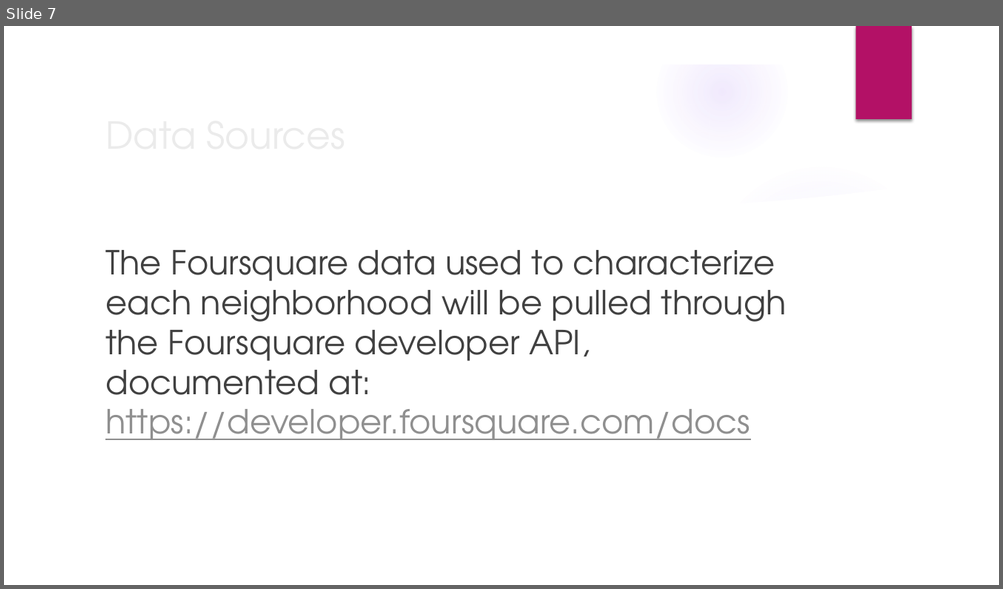
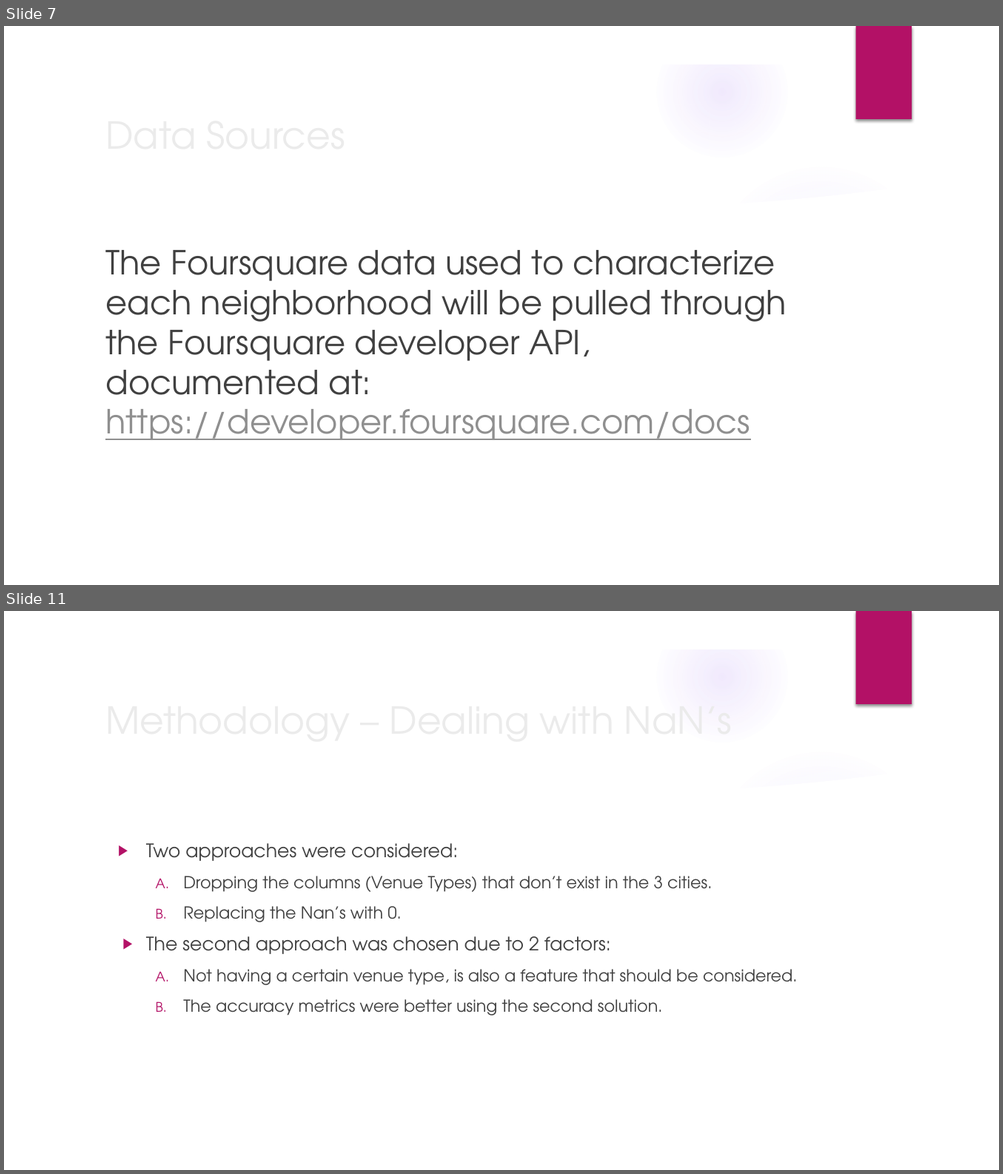
Before and after one commit to IlyaTurian/Coursera_Capstone, a slide deck: Capstone – Recommending Relocation Neighborhood.pptx. Shown one above the other, each under a label of ours: slide 7 before the commit, slides 7 and 11 after it; the slides between them are not shown. The pictures are 1003x589 and 1003x1174 pixels, drawn with LibreOffice and Linux fonts; fonts in the diff are those of the drawing; background and template pictures are left out. Boxes give left, top, right and bottom in pixels: in the first picture for what was removed or moved away, otherwise in the second. Text is boxed around its words. In the diff, an @@ line names an element or a change of style, - is before the commit and + after.

```diff
--- a/Capstone – Recommending Relocation Neighborhood.pptx
+++ b/Capstone – Recommending Relocation Neighborhood.pptx
@@ slide 11 added at bbox=[4, 611, 999, 1170], background picture (left out); not listed: 9 template elements that a slide beside it also shows @@
@@ text added at bbox=[146, 843, 797, 1016], 16 pt, text #404040 @@
+▶ Two approaches were considered:
+  A. Dropping the columns (Venue Types) that don’t exist in the 3 cities.
+  B. Replacing the Nan’s with 0.
+▶ The second approach was chosen due to 2 factors:
+  A. Not having a certain venue type, is also a feature that should be considered.
+  B. The accuracy metrics were better using the second solution.
@@ title added at bbox=[301, 906, 346, 920], 36 pt, text #EBEBEB @@
+Methodology – Dealing with NaN’s
```
Also in this commit, not shown: 15 other slides added, 3 other files.
